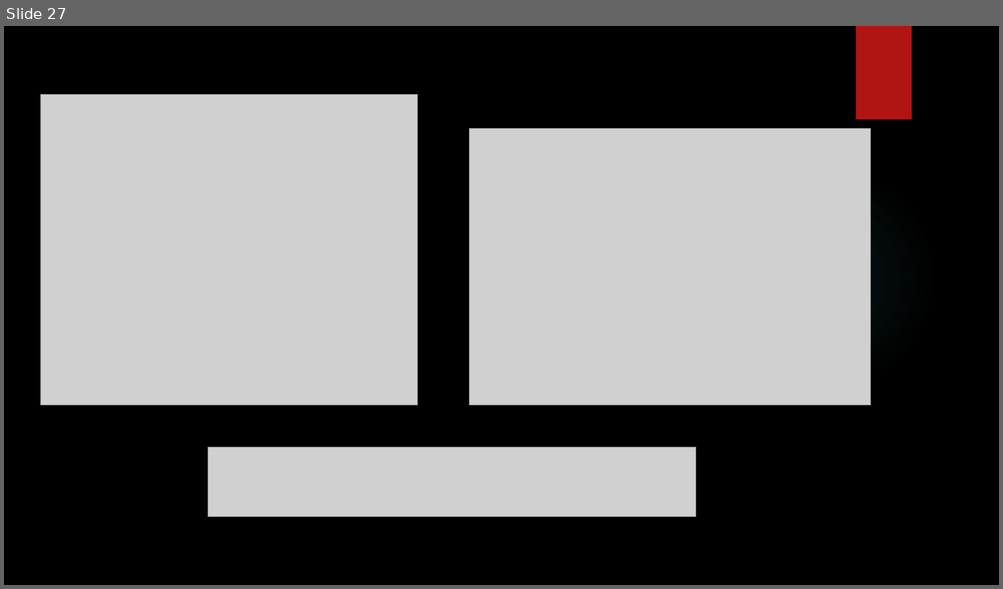
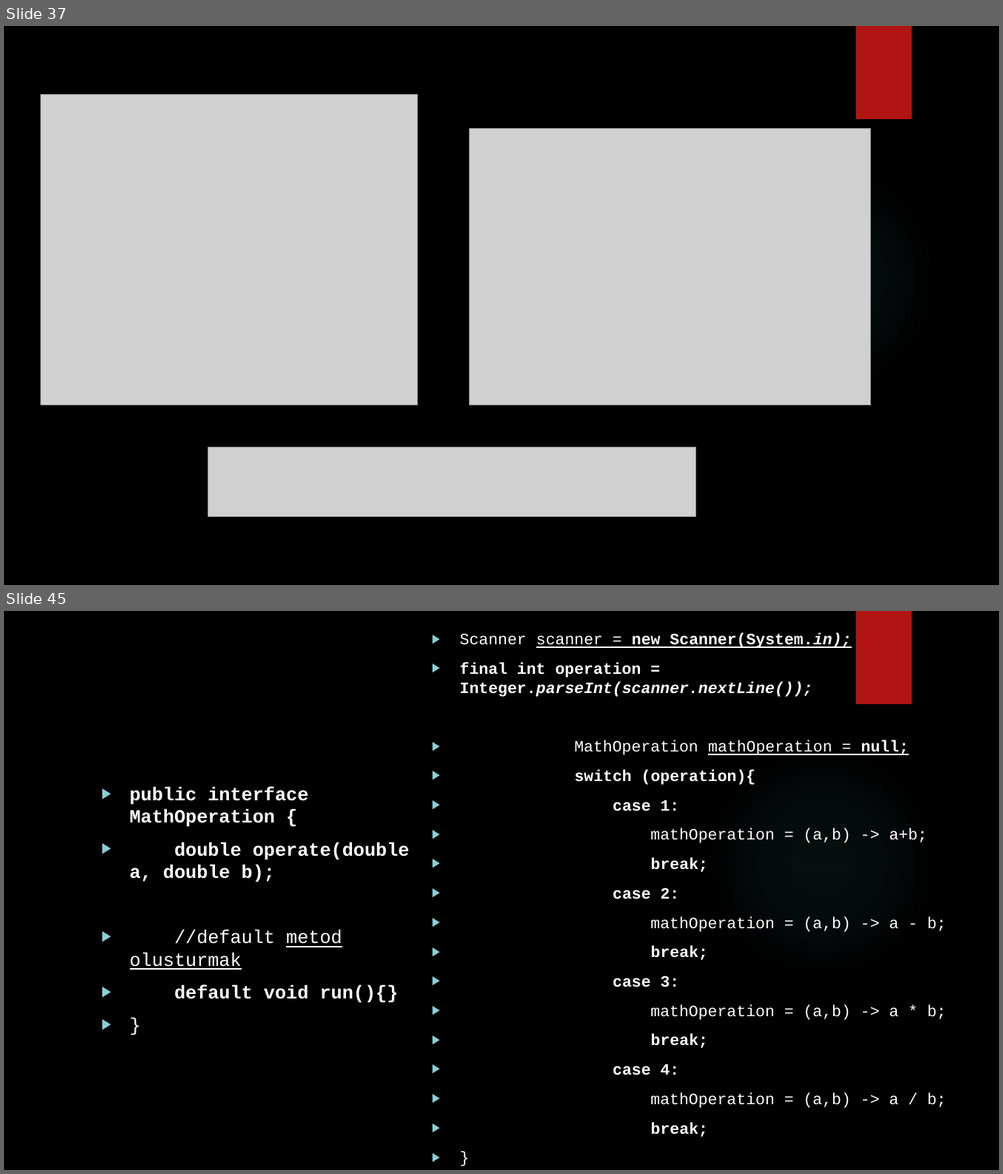
Before and after one commit to burakduman-bilgeadam/sunum, a slide deck: collection/Collections.pptx. Shown one above the other, each under a label of ours: slide 27 before the commit, slides 37 and 45 after it; the slides between them are not shown. The pictures are 1003x589 and 1003x1174 pixels, drawn with LibreOffice and Linux fonts; fonts in the diff are those of the drawing; grey boxes stand for pictures; background and template pictures are left out. Boxes give left, top, right and bottom in pixels: in the first picture for what was removed or moved away, otherwise in the second. Text is boxed around its words. In the diff, an @@ line names an element or a change of style, - is before the commit and + after.

```diff
--- a/collection/Collections.pptx
+++ b/collection/Collections.pptx
@@ slide 45 added at [4,611,999,1170], background picture (left out); not listed: 2 template elements that a slide beside it also shows @@
@@ text added at [460,633,946,1137], 15.3 pt, text #FFFFFF, bold @@
+▶ Scanner scanner = new Scanner(System.in);
+▶ final int operation = Integer.parseInt(scanner.nextLine());
+▶ MathOperation mathOperation = null;
+▶ switch (operation){
+▶ case 1:
+▶ mathOperation = (a,b) -> a+b;
+▶ break;
+▶ case 2:
+▶ mathOperation = (a,b) -> a - b;
+▶ break;
+▶ case 3:
+▶ mathOperation = (a,b) -> a * b;
+▶ break;
+▶ case 4:
+▶ mathOperation = (a,b) -> a / b;
+▶ break;
+▶ }
@@ text added at [130,787,410,1003], 18 pt, text #FFFFFF, bold @@
+▶ public interface MathOperation {
+▶ double operate(double a, double b);
+▶ //default metod olusturmak
+▶ default void run(){}
+▶ }
@@ what was slide 27 is now slide 37 @@
```
Also in this commit, not shown: 26 other slides added.
